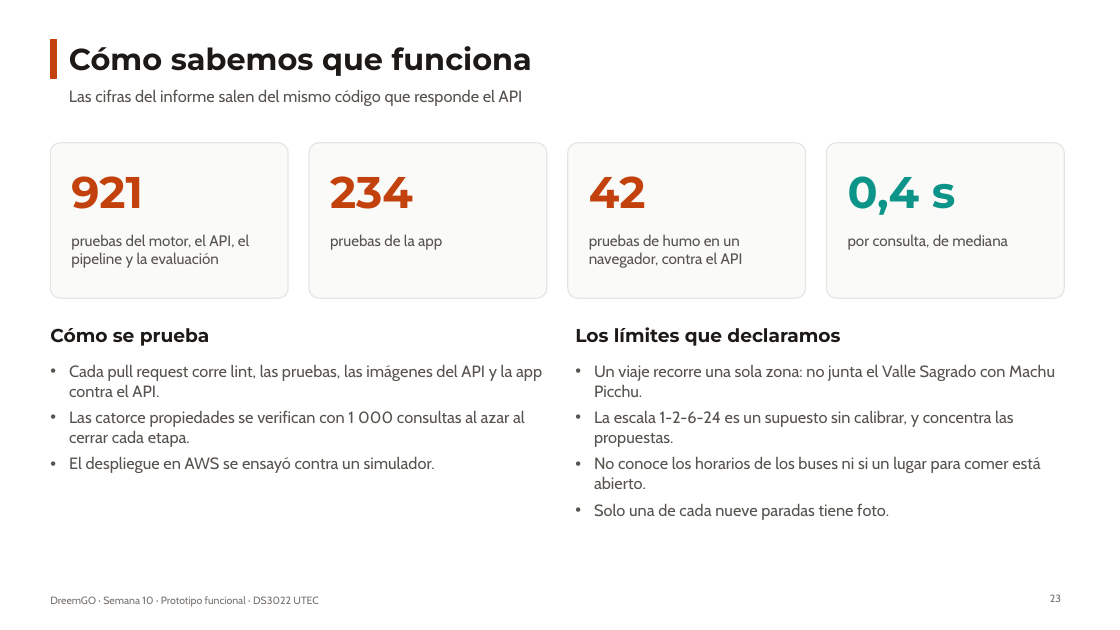
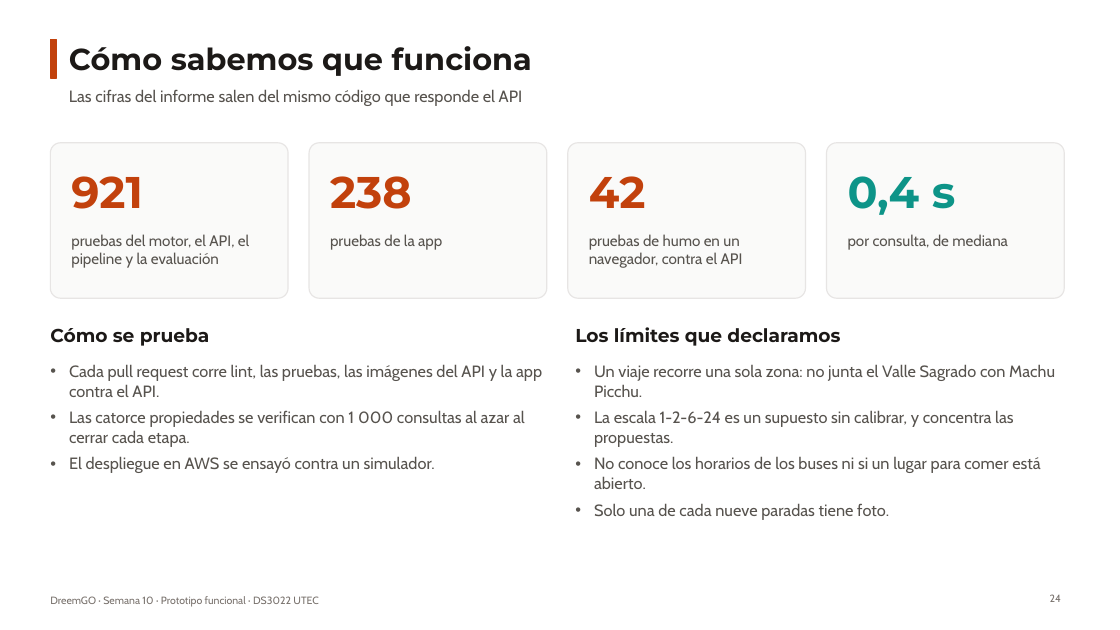
Before and after one commit to oswaldoaqm/Alejandros-Team, a slide deck: slide 24 of deliveries/week10/PresentationWeek10.pptx (slide 23 before the commit). Drawn at 1120x630 pixels with LibreOffice and Linux fonts; fonts in the diff are those of the drawing. Boxes give left, top, right and bottom in pixels: in the first picture for what was removed or moved away, otherwise in the second. Text is boxed around its words. In the diff, an @@ line names an element or a change of style, - is before the commit and + after.

```diff
--- a/deliveries/week10/PresentationWeek10.pptx
+++ b/deliveries/week10/PresentationWeek10.pptx
@@ text at [330, 176, 412, 209]: text changed @@
-234
+238
@@ page number at [1050, 594, 1061, 602]: text changed @@
-23
+24
```
Also in this commit, not shown: 2 other slides changed, 1 slide added, 1 other file.
